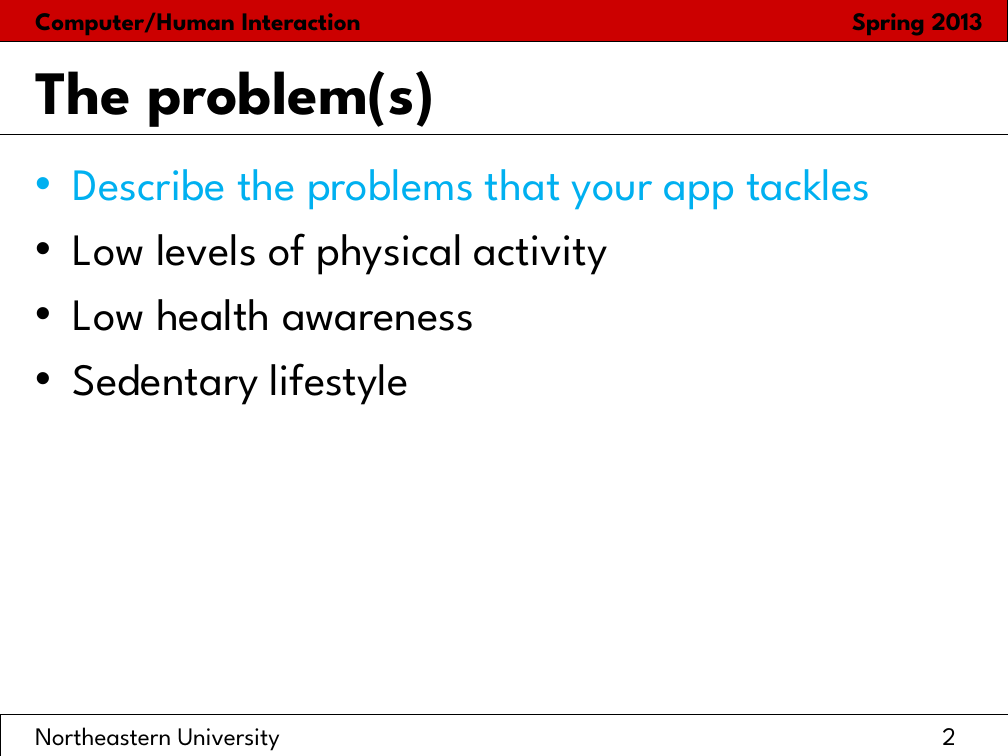
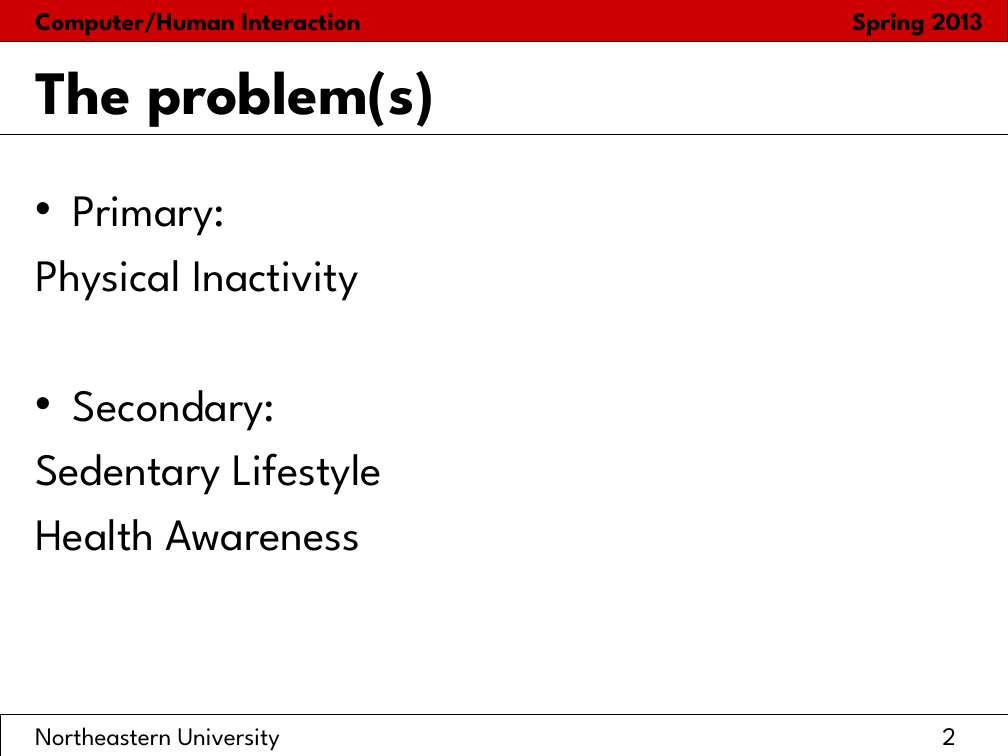
Before and after one commit to hci2014/sandbox, a slide deck: slide 2 of FinalPresentationTemplate.ppt. Drawn at 1008x756 pixels with LibreOffice and Linux fonts; fonts in the diff are those of the drawing. Boxes give left, top, right and bottom in pixels: in the first picture for what was removed or moved away, otherwise in the second. Text is boxed around its words. In the diff, an @@ line names an element or a change of style, - is before the commit and + after.

Commit message:
ppt update

```diff
--- a/FinalPresentationTemplate.ppt
+++ b/FinalPresentationTemplate.ppt
@@ text at (35,196,382,551): text changed @@
-• Describe the problems that your app tackles
-• Low levels of physical activity
-• Low health awareness
-• Sedentary lifestyle
+• Primary:
+Physical Inactivity
+• Secondary:
+Sedentary Lifestyle
+Health Awareness
```
Also in this commit, not shown: 1 slide added, 1 other file.
